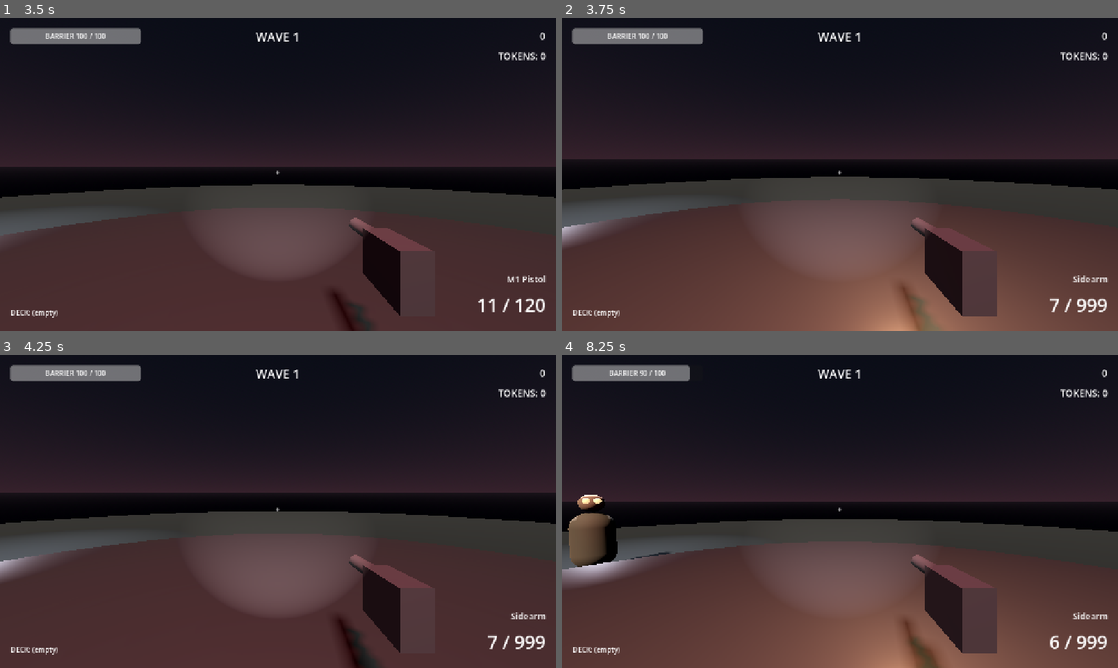
Above: before the commit, frames 1-4 (two rows, left to right).
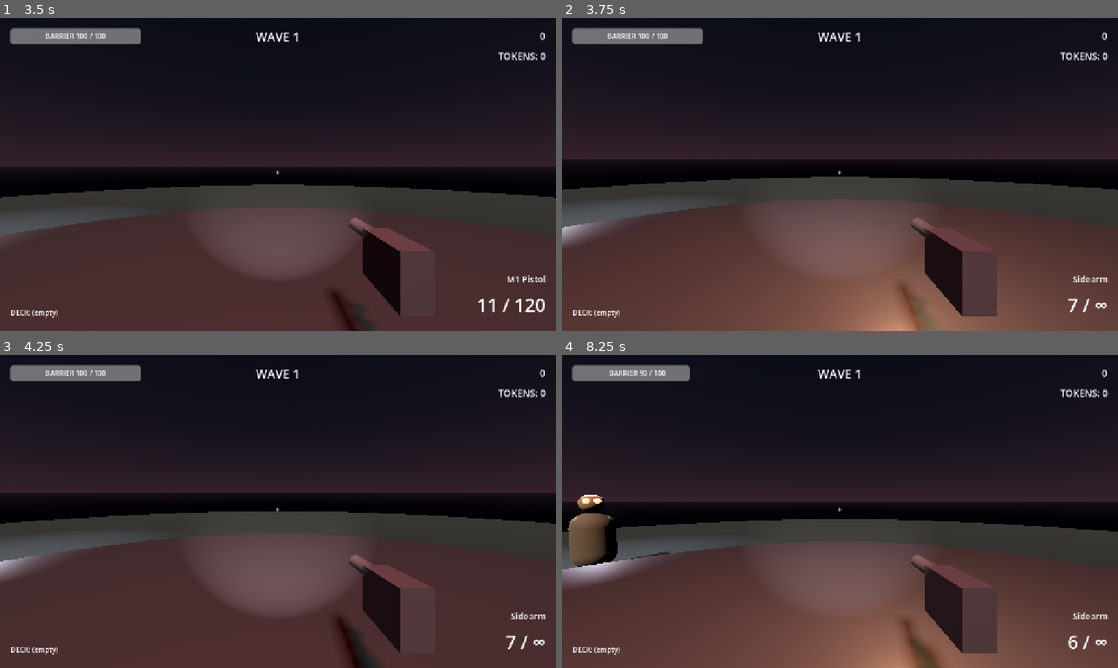
Above: after the commit, the same moments.

Repository: Josh-Buck/site-echo-7
Game: Godot game, scene res://scenes/ui/TitleScreen.tscn
The game is run twice, just before and just after one commit, with the same random seed, the same clock (stepped at 60 frames per second) and the same inputs.
Inputs (mouse positions are in pixels of both pictures, inside the frame that each line leads up to):
- Up to frame 1 (3.5 s): click "START RUN" at 0.5 s; tap Enter at 1.25 s; move the mouse to (400, 158) at 1.27 s; press the mouse at (400, 158) at 1.28 s; tap Space at 1.52, 2.27 s; tap F12 (dev_reset) at 2 s; move the mouse to (250, 174) at 2.02 s; release the mouse at (250, 174) at 2.03 s; tap Q (swap_next) at 2.1 s; click (250, 174) at 2.17 s; move the mouse to (289, 168) at 2.77 s; hold 1 (swap_primary) from 2.78 s (still down); click (289, 168) at 2.92 s
- Up to frame 2 (3.75 s): move the mouse to (834, 180) at 3.52 s; release 1 (swap_primary) at 3.53 s; tap 4 (swap_quaternary) at 3.6 s; click (834, 180) at 3.67 s
- Up to frame 3 (4.25 s): tap Space at 3.77 s
- Up to frame 4 (8.25 s): move the mouse to (878, 514) at 4.27 s; hold 2 (swap_secondary) 4.28-5.03 s; click (878, 514) at 4.42 s; tap Space at 4.52, 5.27, 6.77, 7.52 s; tap R (reload) at 4.9 s; move the mouse to (795, 508) at 5.02 s; tap 3 (swap_tertiary) at 5.1 s; click (795, 508) at 5.17 s; move the mouse to (845, 511) at 5.77 s; tap Enter at 5.85 s; click (845, 511) at 5.92 s; move the mouse to (817, 505) at 6.52 s; tap Keypad Enter at 6.6 s; click (817, 505) at 6.67 s; move the mouse to (867, 511) at 7.27 s; press the mouse at (867, 511) at 7.28 s; move the mouse to (812, 511) at 8.02 s; release the mouse at (812, 511) at 8.03 s; tap Q (swap_next) at 8.1 s; click (812, 511) at 8.17 s

Frame 1 is identical in both runs. In frame 2, 0.2% of the frame differs, in the area x 87-98%, y 89-94%; in frame 3, 0.2%; in frame 4, 0.3%.

Commit message:
Fix: actually wire infinite_reserve into Weapon.gd (Read-first rule blocked previous edits)

Diff:
--- a/scenes/weapons/Weapon.gd
+++ b/scenes/weapons/Weapon.gd
@@ -73,7 +73,9 @@
 	return true
 
 func try_reload() -> bool:
-	if _reloading or reserve_ammo <= 0 or current_ammo >= get_effective_mag_size():
+	if _reloading or current_ammo >= get_effective_mag_size():
+		return false
+	if not data.infinite_reserve and reserve_ammo <= 0:
 		return false
 	_reloading = true
 	_reload_timer = get_effective_reload_time()
@@ -89,6 +91,7 @@
 		"mag_size": get_effective_mag_size() if data else 0,
 		"reloading": _reloading,
 		"weapon_name": data.display_name if data else "",
+		"infinite_reserve": data.infinite_reserve if data else false,
 	}
 
 func _fire() -> void:
@@ -157,9 +160,11 @@
 
 func _finish_reload() -> void:
 	var needed: int = get_effective_mag_size() - current_ammo
-	var taken: int = min(needed, reserve_ammo)
+	var taken: int = needed
+	if not data.infinite_reserve:
+		taken = min(needed, reserve_ammo)
+		reserve_ammo -= taken
 	current_ammo += taken
-	reserve_ammo -= taken
 	_reloading = false
 	EventBus.weapon_reloaded.emit(self)
 
